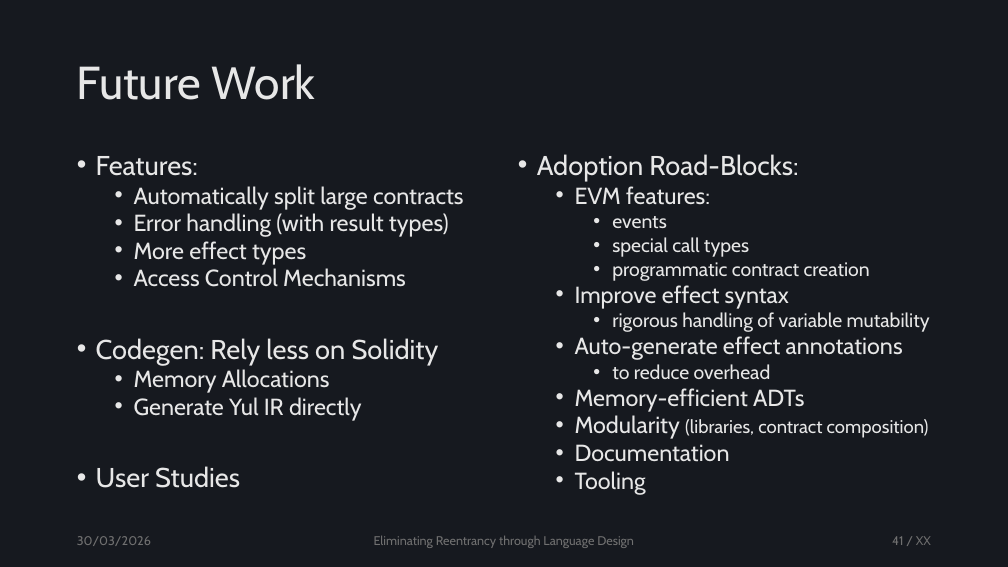
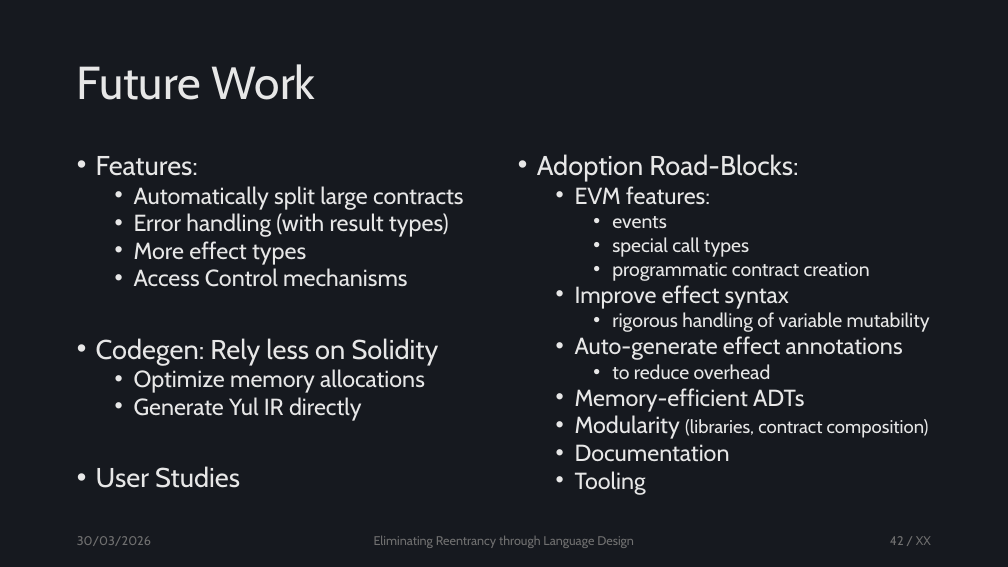
Before and after one commit to tzann/thesis, a slide deck: slide 42 of doc/presentation/Thesis.pptx (slide 41 before the commit). Drawn at 1008x567 pixels with LibreOffice and Linux fonts; fonts in the diff are those of the drawing. Boxes give left, top, right and bottom in pixels: in the first picture for what was removed or moved away, otherwise in the second. Text is boxed around its words. In the diff, an @@ line names an element or a change of style, - is before the commit and + after.

```diff
--- a/doc/presentation/Thesis.pptx
+++ b/doc/presentation/Thesis.pptx
@@ text at [134,268,407,287]: text changed @@
-  • Access Control Mechanisms
+  • Access Control mechanisms
@@ text at [134,369,425,393]: text changed @@
-  • Memory Allocations
+  • Optimize memory allocations
@@ page number at [890,536,931,545]: text changed @@
-41 / XX
+42 / XX
```
Also in this commit, not shown: 3 other slides changed, 2 slides added, 1 slide removed, 6 other files.
